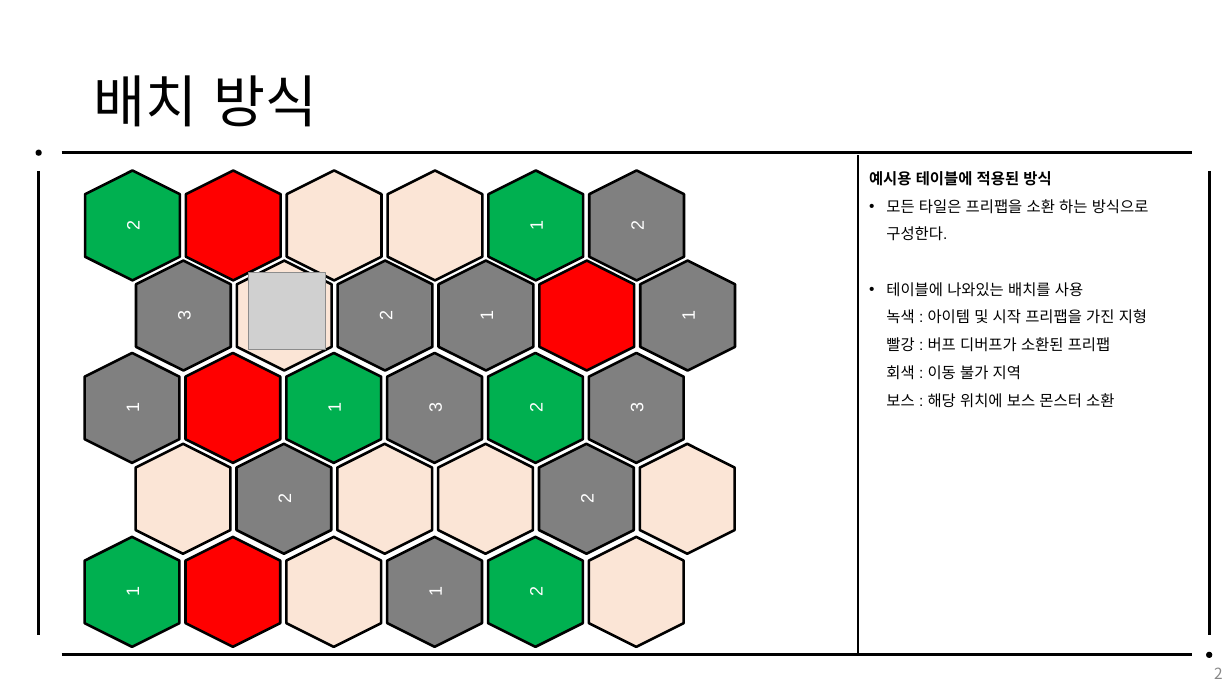
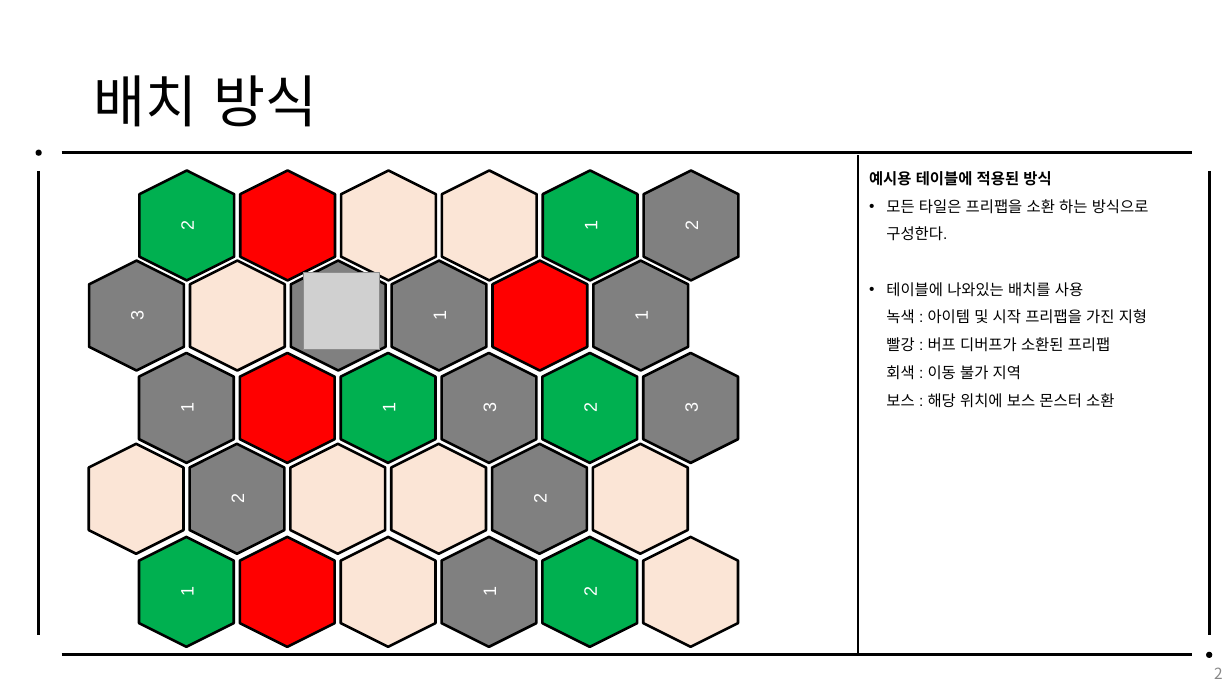
Before and after one commit to hamsoyeon/Yggdrasil, a slide deck: slide 2 of 기획자료/PYG_맵_시스템_김세윤.pptx. Drawn at 1232x693 pixels with LibreOffice and Linux fonts; fonts in the diff are those of the drawing; grey boxes stand for pictures. Boxes give left, top, right and bottom in pixels: in the first picture for what was removed or moved away, otherwise in the second. Text is boxed around its words. In the diff, an @@ line names an element or a change of style, - is before the commit and + after.

```diff
--- a/기획자료/PYG_맵_시스템_김세윤.pptx
+++ b/기획자료/PYG_맵_시스템_김세윤.pptx
@@ hexagon: place and size @@
-hexagon at (237,261,332,371)
+hexagon at (189,261,285,371)
@@ 10 hexagons: place and size @@
-10 hexagons at (136,261,736,554)
+10 hexagons at (89,261,689,554)
@@ text in hexagon at (376,312,396,319): text removed @@
-2
@@ hexagon "2": place and size @@
-hexagon "2" at (237,444,332,554)
+hexagon "2" at (189,444,285,554)
@@ 18 hexagons, 1 picture: place and size @@
-18 hexagons, 1 picture at (84,171,685,647)
+18 hexagons, 1 picture at (139,171,738,647)
```
Also in this commit, not shown: 9 other files.
